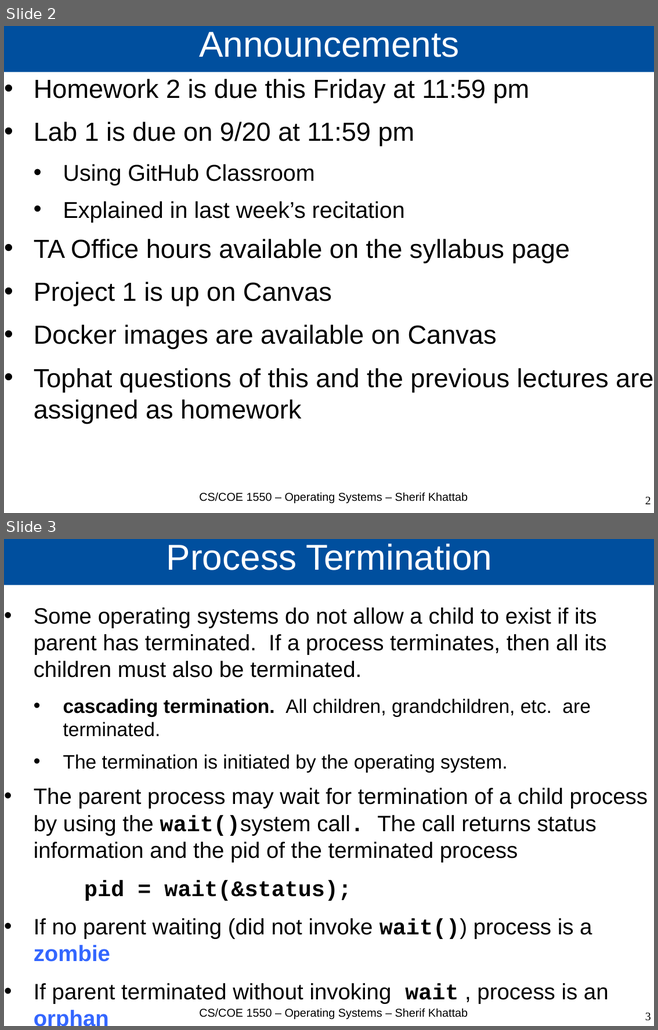
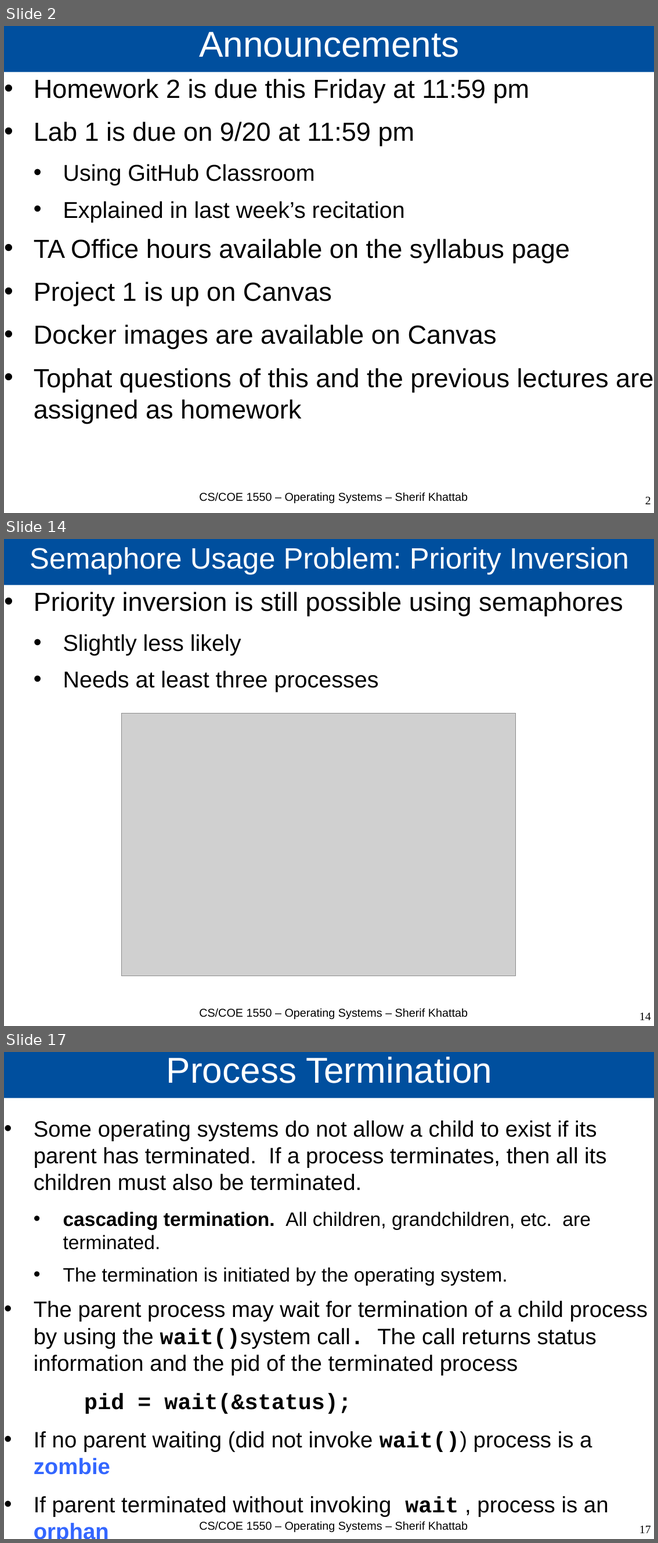
Before and after one commit to cs1550-2224/cs1550-code-handouts, a slide deck: DraftSlides/Lecture3.pptx. Shown one above the other, each under a label of ours: slides 2 and 3 before the commit, slides 2, 14 and 17 after it; the slides between them are not shown. The pictures are 658x1030 and 658x1543 pixels, drawn with LibreOffice and Linux fonts; fonts in the diff are those of the drawing; grey boxes stand for pictures. Boxes give left, top, right and bottom in pixels: in the first picture for what was removed or moved away, otherwise in the second. Text is boxed around its words. In the diff, an @@ line names an element or a change of style, - is before the commit and + after.

```diff
--- a/DraftSlides/Lecture3.pptx
+++ b/DraftSlides/Lecture3.pptx
@@ slide 14 added at bbox=[4, 539, 654, 1026], background #FFFFFF @@
@@ title added at bbox=[4, 539, 654, 585], fill #004F9E, 36 pt, text #FFFFFF @@
+Semaphore Usage Problem: Priority Inversion
@@ text added at bbox=[34, 592, 622, 692], 32 pt, text #000000 @@
+• Priority inversion is still possible using semaphores
+  • Slightly less likely
+  • Needs at least three processes
@@ picture added at bbox=[121, 714, 516, 976] @@
@@ text added at bbox=[199, 1008, 467, 1019], 14 pt, text #000000 @@
+CS/COE 1550 – Operating Systems – Sherif Khattab
@@ page number added at bbox=[639, 1013, 651, 1020], 14 pt, text #000000 @@
+14
@@ what was slide 3 is now slide 17 @@
@@ page number at bbox=[639, 1526, 651, 1533]: text changed @@
-3
+17
```
Also in this commit, not shown: 1 slide changed, 13 other slides added, 1 other file.
